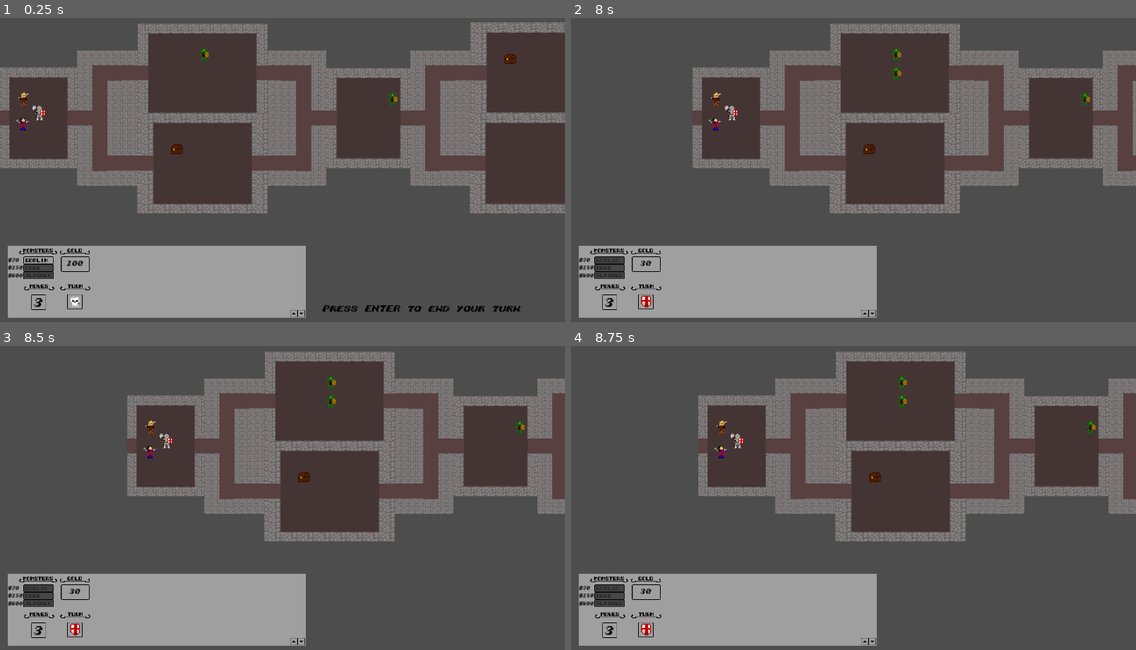
Above: before the commit, frames 1-4 (two rows, left to right).
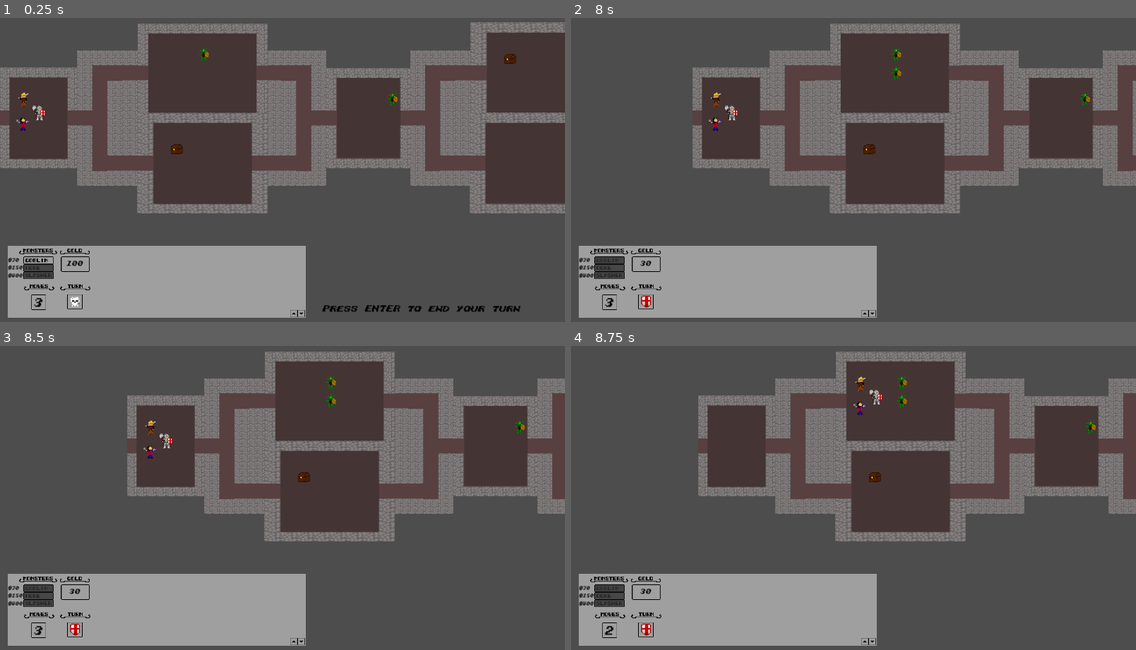
Above: after the commit, the same moments.

Repository: Gamnraa/GMTK-2023-Dungeon-Master
Game: Godot game, scene res://dungeon_manager.tscn
Two runs of this game, one before a commit and one after it. Both use one fixed random seed, a clock stepped at 60 frames per second and the inputs below.
Inputs (mouse positions are in pixels of both pictures, inside the frame that each line leads up to):
- Up to frame 1 (0.25 s): no input
- Up to frame 2 (8 s): click (610, 261) at 0.5 s; click "Move to" at 1.25 s; click (870, 312) at 2 s; click (864, 312) at 2.75 s; click (870, 312) at 3.5 s; click (864, 312) at 4.25 s; click (870, 312) at 5 s; click (864, 312) at 5.75 s; tap Enter (end_turn_restart) at 6.5, 7.25 s; move the mouse to (604, 112) at 6.52 s; click (604, 112) at 6.67 s; move the mouse to (576, 106) at 7.27 s; click (576, 106) at 7.42 s
- Up to frame 3 (8.5 s): move the mouse to (327, 382) at 8.02 s; click (327, 382) at 8.17 s
- Up to frame 4 (8.75 s): no input

Frames 1-3 are identical in both runs. In frame 4, 0.3% of the frame differs, in the area x 6-56%, y 9-96%.
Error before the commit: Invalid access to property or key 'MAX_HEALTH' on a base object of type 'AnimatedSprite2D (cleric.gd)'. (res://party.gd:66)

Commit message:
Assume it works, no easy way to tell until the refactoring is done

Diff:
--- a/party.gd
+++ b/party.gd
@@ -63,7 +63,10 @@
 	var heal_weight = 0
 	for hero in alive_members:
 		print(hero)
-		heal_weight += (hero.MAX_HEALTH - hero.health)
+		if hero == $cleric:
+			heal_weight+= (hero.hero.MAX_HEALTH - hero.health)
+		else:
+			heal_weight += (hero.MAX_HEALTH - hero.health)
 
 	print(heal_weight)
 	if not in_combat:
